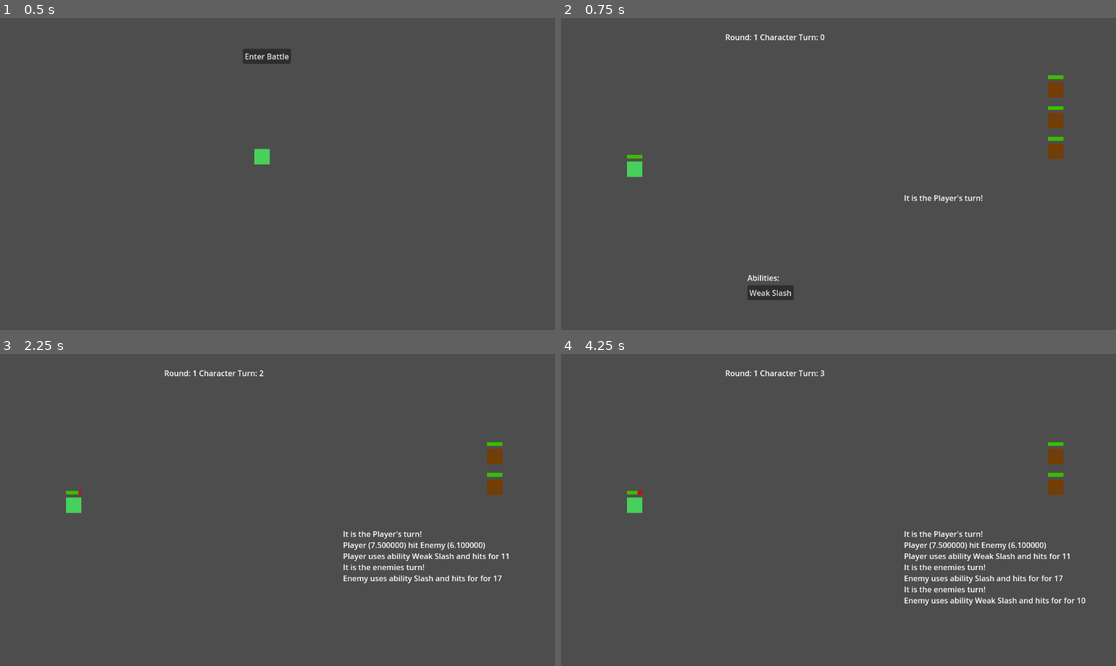
Above: before the commit, frames 1-4 (two rows, left to right).
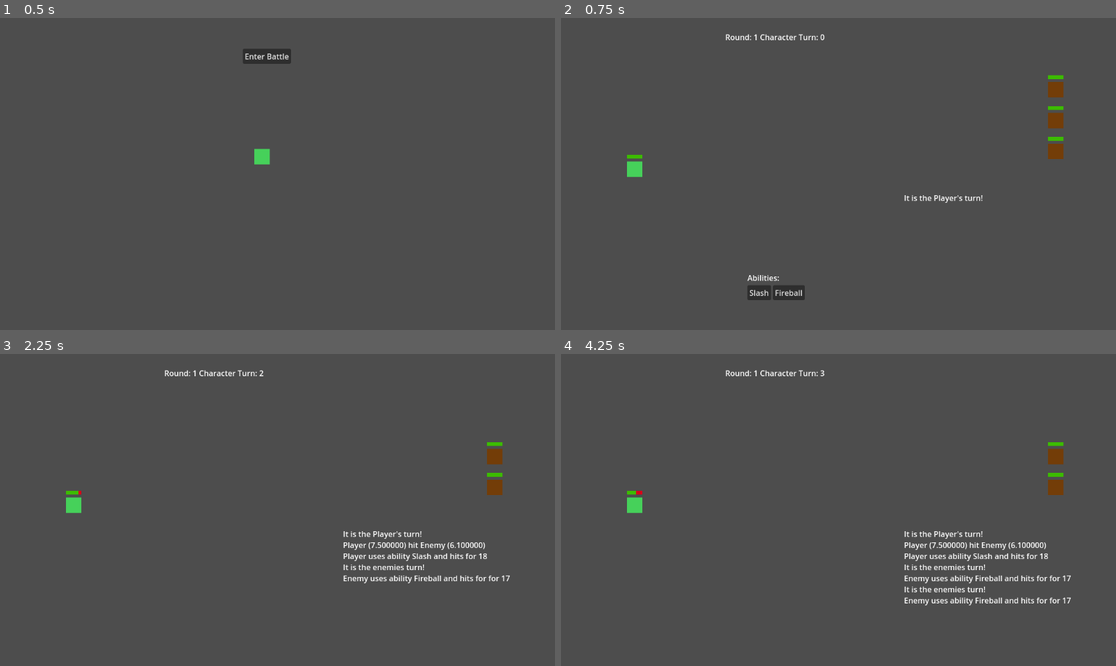
Above: after the commit, the same moments.

Repository: wildbeard/rpg
Game: Godot game, scene res://Scenes/SceneSwitcher.tscn
The game is run twice, just before and just after one commit, with the same random seed, the same clock (stepped at 60 frames per second) and the same inputs.
Inputs (mouse positions are in pixels of both pictures, inside the frame that each line leads up to):
- Up to frame 1 (0.5 s): no input
- Up to frame 2 (0.75 s): click "Enter Battle" at 0.5 s
- Up to frame 3 (2.25 s): click (210, 628) at 1.25 s, where only the run before the commit has a clickable "Weak Slash"; tap Enter (ui_accept) at 2 s; move the mouse to (399, 494) at 2.02 s; hold D (move_right) from 2.03 s (still down); click (399, 494) at 2.17 s
- Up to frame 4 (4.25 s): tap Enter (ui_accept) at 2.27, 2.75, 3.02, 3.5 s; move the mouse to (727, 525) at 2.77 s; release D (move_right) at 2.78 s; hold S (move_down) 2.78-3.53 s; move the mouse to (894, 441) at 3.52 s; hold D (move_right) from 3.53 s (still down)

Frame 1 is identical in both runs. In frame 2, 0.2% of the frame differs, in the area x 33-44%, y 85-91%; in frame 3, 0.4%; in frame 4, 0.6%, in the area x 13-95%, y 43-80%.

Commit message:
Rework the ability things and damage calc to support passive dmg buff

Diff:
--- /dev/null
+++ b/Resources/Abilities/fire_overload.tres
@@ -0,0 +1,17 @@
+[gd_resource type="Resource" script_class="Ability" load_steps=2 format=3 uid="uid://bhevkn0o3a5t4"]
+
+[ext_resource type="Script" path="res://Resources/Ability.gd" id="1_lpsy6"]
+
+[resource]
+script = ExtResource("1_lpsy6")
+name = "Fire Overload"
+description = "Increases fire type damage by 5%."
+ability_type = 1
+cooldown = 0
+target_type = 0
+damage_type = 0
+element_type = 1
+damage_base = 0
+damage_weap_modifier = 0.0
+damage_stat_type = Array[int]([1])
+damage_stat_modifier = Array[float]([5.0])
--- /dev/null
+++ b/Resources/Abilities/fireball.tres
@@ -0,0 +1,17 @@
+[gd_resource type="Resource" script_class="Ability" load_steps=2 format=3 uid="uid://bu1c4rkejbyc0"]
+
+[ext_resource type="Script" path="res://Resources/Ability.gd" id="1_8h75v"]
+
+[resource]
+script = ExtResource("1_8h75v")
+name = "Fireball"
+description = "A cool little ball of fire."
+ability_type = 0
+cooldown = 0
+target_type = 0
+damage_type = 1
+element_type = 1
+damage_base = 15
+damage_weap_modifier = 25.0
+damage_stat_type = Array[int]([1])
+damage_stat_modifier = Array[float]([25.0])
--- /dev/null
+++ b/Resources/Abilities/heavy_swings.tres
@@ -0,0 +1,17 @@
+[gd_resource type="Resource" script_class="Ability" load_steps=2 format=3 uid="uid://dy3r1yyx6kl3p"]
+
+[ext_resource type="Script" path="res://Resources/Ability.gd" id="1_cg71c"]
+
+[resource]
+script = ExtResource("1_cg71c")
+name = "Heavy Blows"
+description = "Increases physical damage by 5%."
+ability_type = 1
+cooldown = 0
+target_type = 0
+damage_type = 0
+element_type = 0
+damage_base = 0
+damage_weap_modifier = 0.0
+damage_stat_type = Array[int]([0])
+damage_stat_modifier = Array[float]([5.0])
--- /dev/null
+++ b/Resources/Abilities/judgement.tres
@@ -0,0 +1,17 @@
+[gd_resource type="Resource" script_class="Ability" load_steps=2 format=3 uid="uid://cyng4t8odff46"]
+
+[ext_resource type="Script" path="res://Resources/Ability.gd" id="1_kag7o"]
+
+[resource]
+script = ExtResource("1_kag7o")
+name = "Judgement"
+description = "Invoke the wrath of the gods to smite your foe."
+ability_type = 0
+cooldown = 3
+target_type = 0
+damage_type = 1
+element_type = 5
+damage_base = 20
+damage_weap_modifier = 20.0
+damage_stat_type = Array[int]([0, 1])
+damage_stat_modifier = Array[float]([25.0, 40.0])
--- /dev/null
+++ b/Resources/Abilities/magic_armor.tres
@@ -0,0 +1,17 @@
+[gd_resource type="Resource" script_class="Ability" load_steps=2 format=3 uid="uid://f7vt5qv2ogrh"]
+
+[ext_resource type="Script" path="res://Resources/Ability.gd" id="1_juifi"]
+
+[resource]
+script = ExtResource("1_juifi")
+name = "Absolute Unit"
+description = "Your sheer size reduces physical damage dealt to you by 5%."
+ability_type = 1
+cooldown = 0
+target_type = 0
+damage_type = 0
+element_type = 0
+damage_base = 0
+damage_weap_modifier = 0.0
+damage_stat_type = Array[int]([0])
+damage_stat_modifier = Array[float]([5.0])
--- /dev/null
+++ b/Resources/Abilities/power_strike.tres
@@ -0,0 +1,15 @@
+[gd_resource type="Resource" script_class="Ability" load_steps=2 format=3 uid="uid://on5jka1dwymp"]
+
+[ext_resource type="Script" path="res://Resources/Ability.gd" id="1_ai6f5"]
+
+[resource]
+script = ExtResource("1_ai6f5")
+name = "Power Strike"
+description = "Give it the beans and strike your enemy doing more damage."
+cooldown = 1
+ability_type = 0
+damage_type = 0
+damage_base = 20
+damage_weap_modifier = 25.0
+damage_stat_type = Array[int]([0])
+damage_stat_modifier = Array[float]([50.0])
--- /dev/null
+++ b/Resources/Abilities/slash.tres
@@ -0,0 +1,17 @@
+[gd_resource type="Resource" script_class="Ability" load_steps=2 format=3 uid="uid://btwmm8poerxxm"]
+
+[ext_resource type="Script" path="res://Resources/Ability.gd" id="1_v7usn"]
+
+[resource]
+script = ExtResource("1_v7usn")
+name = "Slash"
+description = "A slash."
+ability_type = 0
+cooldown = 0
+target_type = 0
+damage_type = 0
+element_type = 0
+damage_base = 15
+damage_weap_modifier = 50.0
+damage_stat_type = Array[int]([0])
+damage_stat_modifier = Array[float]([25.0])
--- /dev/null
+++ b/Resources/Ability.gd
@@ -0,0 +1,91 @@
+extends Resource
+class_name Ability
+
+enum DamageType {
+	PHYSICAL,
+	MAGIC,
+}
+
+enum AbilityType {
+	ACTIVE,
+	PASSIVE,
+}
+
+enum TargetType {
+	SINGLE,
+	MULTI,
+	HEAL,
+	HEAL_MULTI,
+	SHIELD,
+}
+
+enum DamageAttribute {
+	PHYSICAL,
+	MAGIC,
+}
+
+enum ElementType {
+	NONE,
+	FIRE,
+	WATER,
+	EARTH,
+	AIR,
+	HOLY,
+	UNHOLY,
+}
+
+const DamageStatType: Dictionary = {
+	Strength = "strength",
+	Intelligence = "intelligence",
+}
+
+@export var name: String
+@export_multiline var description: String
+@export var ability_type: AbilityType
+## The amount of rounds before the ability is available for use.
+## A value of 0 is available the next round.
+@export var cooldown: int
+@export var target_type: TargetType
+@export var damage_type: DamageType
+@export var element_type: ElementType
+## Base damage of the ability.
+@export var damage_base: int
+## A percentage of the weapon's damage to use.
+## Example: If the weapon is Magical, with 15 magic damage, and this value is 25
+## the damage value is 3.75.
+@export var damage_weap_modifier: float
+## Option for which type of power to scale off of.
+## Multiple can be picked.
+@export var damage_stat_type: Array[DamageAttribute]
+## Percent values the Damage Stat Type use to scale. This *must* match, in order,
+## the Damage Stat Type.
+@export var damage_stat_modifier: Array[float]
+
+func getAttackDamage(stats: CharacterStats, equipment: Dictionary) -> int:
+	var base: int = self.damage_base
+	var statMod: float = 0
+	var weapMod: float = 0
+	var idx: int = 0
+
+	for key in self.damage_stat_type:
+		var dmgStat: String = DamageAttribute.keys()[key].to_upper()
+		var baseStat: int = 0
+		# @todo: Stat bonus is a part of physical/magic power
+		var statBonus: int = 0
+
+		if dmgStat == "PHYSICAL":
+			baseStat = stats.getPhysicalPower()
+		else:
+			baseStat = stats.getMagicalPower()
+			print(baseStat)
+
+		statMod += ((baseStat + statBonus) * (self.damage_stat_modifier[idx] / 100))
+
+	if equipment.has("mainHand") && equipment.mainHand:
+		# @todo: Support off-hand weapon?
+		weapMod = ((self.damage_weap_modifier / 100) * equipment.mainHand.item.damage)
+	else:
+		# Unarmed
+		weapMod = ((self.damage_weap_modifier / 100) * 2.5)
+
+	return ceili(base + statMod + weapMod)
--- a/Scenes/Battle/BattleScene.gd
+++ b/Scenes/Battle/BattleScene.gd
@@ -38,8 +38,8 @@
 	character.global_position = %PlayerMarker.global_position
 
 	# @todo: A better way?
-	if !character.characterStats.is_connected("levelUp", self._handlePlayerLevelUp):
-		character.characterStats.connect("levelUp", self._handlePlayerLevelUp)
+	if !PlayerManager.stats.is_connected("levelUp", self._handlePlayerLevelUp):
+		PlayerManager.stats.connect("levelUp", self._handlePlayerLevelUp)
 
 	self.player = character
 	add_child(character)
@@ -75,10 +75,8 @@
 		enemy.get_node("Sprite2D").modulate = Color(0.45, 0.24, 0.033)
 		enemy.abilityBook = CharacterAbilityBook.new(enemy)
 
-		# Give enemies first two abilities
-		for i in 2:
-			var ability: Ability = Ability.new(i+1)
-			enemy.abilityBook.addAbility(ability)
+		enemy.abilityBook.addAbility(preload("res://Resources/Abilities/fireball.tres"))
+		# enemy.abilityBook.addAbility(preload("res://Resources/Abilities/slash.tres"))
 
 		self.enemies.append(enemy)
 		add_child(enemy)
@@ -107,12 +105,12 @@
 
 func _playerTurn() -> void:
 	self._print("It is the Player's turn!")
-	var abilities: Array[Ability] = self.player.abilityBook.getAbilities()
+	var abilities: Array[Ability] = self.player.abilityBook.getActiveAbilities()
 	var onCooldown: Array[int]
 
 	for ability in abilities:
-		if self.player.abilityBook.isAbilityOnCooldown(ability.id, self.currentRound):
-			onCooldown.push_back(ability.id)
+		if self.player.abilityBook.isAbilityOnCooldown(ability.name, self.currentRound):
+			onCooldown.push_back(ability.name)
 
 	%AbilitySelector.setAbilities(abilities)
 	%AbilitySelector.updateCooldowns(onCooldown)
@@ -132,13 +130,13 @@
 		# ???
 		return self._endBattle(false)
 
-	var abilityId: int = await %AbilitySelector.ability_selected
+	var abilityId = await %AbilitySelector.ability_selected
 	%AbilitySelector.visible = false
 
-	var ability: Ability = Ability.new(abilityId)
-	var abilValue: int = self.player.abilityBook.useAbility(ability.id, self.currentRound)
-
-	if ability.ability_type == Ability.AbilityType.HEAL:
+	var ability: Ability = self.player.abilityBook.getAbility(abilityId)
+	var abilValue: int = self.player.abilityBook.useAbility(ability, self.currentRound)
+
+	if ability.ability_type == Ability.TargetType.HEAL:
 		self.player.getHealed(abilValue)
 		self.battleStats.damage_healed += abilValue
 		self._print("Player uses ability %s and heals self for %d" % [ability.name, abilValue])
@@ -172,9 +170,13 @@
 func _enemyTurn(attacker: Character) -> void:
 	# @todo: Pick from turn order and get a player
 	var target: Character = self.player
-	var abilId: int = randi_range(1,2)
-	var ability: Ability = Ability.new(abilId)
-	var dmg: int = attacker.abilityBook.useAbility(abilId, self.currentRound)
+	var ability: Ability = attacker.abilityBook.getActiveAbilities().pick_random()
+
+	# @todo: Fix this still has a chance the ability is on cooldown
+	if attacker.abilityBook.isAbilityOnCooldown(ability.name, self.currentRound):
+		ability = attacker.abilityBook.getActiveAbilities().filter(func(a: Ability): return a != ability).pick_random()
+
+	var dmg: int = attacker.abilityBook.useAbility(ability, self.currentRound)
 	self.battleStats.damage_taken += dmg
 
 	self._print("It is the enemies turn!")
--- a/Scenes/PlayerCharacter.gd
+++ b/Scenes/PlayerCharacter.gd
@@ -7,7 +7,13 @@
 	self.isEnemy = false
 	# Abilities
 	self.abilityBook = CharacterAbilityBook.new(self)
-	self.abilityBook.addAbility(Ability.new(2))
+	self.abilityBook.addAbility(self.abilityBook.getAbility("Slash"))
+	self.abilityBook.addAbility(self.abilityBook.getAbility("Fireball"))
+	self.abilityBook.addAbility(self.abilityBook.getAbility("Fire Overload"))
+
+# @todo: Load data from a resource/json file
+func _loadPlayerData() -> void:
+	pass
 
 func getEquippedItems() -> Dictionary:
 	return PlayerManager.getEquippedItems()
--- a/Scenes/UI/AbilitySelect.gd
+++ b/Scenes/UI/AbilitySelect.gd
@@ -1,6 +1,6 @@
 extends Control
 
-signal ability_selected(id: int)
+signal ability_selected(id: String)
 
 @onready var gridContainer = $Outer/GridContainer
 
@@ -27,13 +27,13 @@
 
 func _addButtons(abils: Array[Ability]) -> void:
 	# @todo: This needs to be better?
-	for a in abils.filter(func(a): return !has_node("Outer/GridContainer/ability_%d" % a.id)):
+	for a in abils.filter(func(a): return !has_node("Outer/GridContainer/ability_%s" % a.name)):
 		var btn: Button = Button.new()
-		btn.name = "ability_%d" % a.id
+		btn.name = "ability_%s" % a.name
 		btn.text = a.name
-		btn.set_meta("ability_id", a.id)
-		btn.connect("pressed", func(): self._handle_button_click(a.id))
+		btn.set_meta("ability_id", a.name)
+		btn.connect("pressed", func(): self._handle_button_click(a.name))
 		self.gridContainer.add_child(btn)
 
-func _handle_button_click(abilityId: int) -> void:
+func _handle_button_click(abilityId: String) -> void:
 	ability_selected.emit(abilityId)
--- a/Scripts/Ability.gd
+++ /dev/null
@@ -1,107 +0,0 @@
-class_name Ability
-
-enum DamageType {
-	PHYSICAL,
-	MAGICAL,
-}
-
-enum AbilityType {
-	SINGLE,
-	MULTI,
-	HEAL,
-	HEAL_MULTI,
-	SHIELD,
-}
-
-const DamageStatType: Dictionary = {
-	Strength = "strength",
-	Intelligence = "intelligence",
-}
-
-const abilities: Array[Dictionary] = [
-	{
-		"id": 1,
-		"name": "Slash",
-		"cooldown": 0,
-		"ability_type": AbilityType.SINGLE,
-		"damage_type": DamageType.PHYSICAL,
-		"damage_base": 15,
-		"damage_weap_modifier": 0.25,
-		"damage_stat_modifier": [0.35],
-		"damage_stat_type": ["strength"]
-	},
-	{
-		"id": 2,
-		"name": "Weak Slash",
-		"cooldown": 0,
-		"ability_type": AbilityType.SINGLE,
-		"damage_type": DamageType.PHYSICAL,
-		"damage_base": 8,
-		"damage_weap_modifier": 0.25,
-		"damage_stat_modifier": [0.25],
-		"damage_stat_type": ["strength"]
-	},
-	{
-		"id": 3,
-		"name": "Judgement",
-		"cooldown": 1,
-		"ability_type": AbilityType.SINGLE,
-		"damage_type": DamageType.MAGICAL,
-		"damage_base": 20,
-		"damage_weap_modifier": 0.25,
-		"damage_stat_modifier": [0.25,0.4],
-		"damage_stat_type": ["strength", "intelligence"]
-	},
-	{
-		"id": 4,
-		"name": "Heal",
-		"cooldown": 3,
-		"ability_type": AbilityType.HEAL,
-		"damage_type": DamageType.MAGICAL,
-		"damage_base": 8,
-		"damage_weap_modifier": 0.0,
-		"damage_stat_modifier": [0.10, 0.8],
-		"damage_stat_type": ["intelligence", "wisdom"]
-	}
-]
-
-var id: int
-var name: String
-var cooldown: int
-var ability_type: AbilityType
-var damage_type: DamageType
-var damage_base: int
-var damage_weap_modifier: float
-var damage_stat_modifier: Array
-var damage_stat_type: Array
-
-func _init(id: int) -> void:
-	# Just trust us bro
-	var abils: Array[Dictionary] = self.abilities.filter(func(a: Dictionary): return a.id == id)
-	var ability: Dictionary = abils[0]
-
-	for key in ability:
-		self[key] = ability[key]
-
-func getAttackDamage(stats: CharacterStats, equipment: Dictionary) -> int:
-	var base: int = self.damage_base
-	var statMod: float = 0
-	var weapMod: float = 0
-	var idx: int = 0
-
-	for key in self.damage_stat_type:
-		var baseStat: int = stats[key]
-		var statBonus: int = stats.getEquipmentAttributes(key) if stats is PlayerStats else 0
-		statMod += ((baseStat + statBonus) * self.damage_stat_modifier[idx])
-
-	if stats is PlayerStats:
-		weapMod = self.damage_weap_modifier * stats.getPhysicalPower()
-	else:
-		if equipment.has("mainHand") && equipment.mainHand:
-			# @todo: Support off-hand weapon?
-			weapMod = (self.damage_weap_modifier * equipment.mainHand.item.damage)
-		else:
-			# Unarmed
-			weapMod = (self.damage_weap_modifier * 5)
-
-	return ceili(base + statMod + weapMod)
--- a/Scripts/CharacterAbilityBook.gd
+++ b/Scripts/CharacterAbilityBook.gd
@@ -3,37 +3,63 @@
 var _abilities: Dictionary
 var _cooldowns: Dictionary
 var _player: Character
+var _allAbilities: Dictionary
 
 func _init(player: Character) -> void:
 	self._player = player
 
+	for file in DirAccess.get_files_at("res://Resources/Abilities/"):
+		var filePath: String = "res://Resources/Abilities/" + file.replace(".import", "")
+		var ability: Ability = load(filePath) as Ability
+		self._allAbilities[ability.name] = ability
+
 # @todo: I think ideally abilities are loaded from somewhere but this
 # should work for now.
 func addAbility(ability: Ability) -> void:
-	self._abilities[ability.id] = ability
+	self._abilities[ability.name] = ability
 
-func getAbilities() -> Array[Ability]:
+func getAbility(name: String) -> Ability:
+	return self._allAbilities[name]
+
+func getActiveAbilities() -> Array[Ability]:
+	return self.getAbilities(Ability.AbilityType.ACTIVE)
+
+func getPassiveAbilities() -> Array[Ability]:
+	return self.getAbilities(Ability.AbilityType.PASSIVE)
+
+func getAbilities(abilityType: Ability.AbilityType) -> Array[Ability]:
 	var a: Array[Ability] = []
 
-	for id in self._abilities:
-		a.push_back(self._abilities[id])
+	for name in self._abilities:
+		if self._abilities[name].ability_type == abilityType:
+			a.push_back(self._abilities[name])
 
 	return a
 
-func isAbilityOnCooldown(id: int, currRound: int) -> bool:
+func isAbilityOnCooldown(name: String, currRound: int) -> bool:
 	# @todo: Support cooldown reduction?
-	return self._cooldowns.has(id) && self._cooldowns[id] >= currRound
+	return self._cooldowns.has(name) && self._cooldowns[name] >= currRound
 
 # Returns the pre-mitigation damage or 0 if unavailable
-func useAbility(id: int, currRound: int) -> int:
-	if !self._abilities.has(id):
+func useAbility(ability: Ability, currRound: int) -> int:
+	if !self._abilities.has(ability.name):
 		# ???
 		return 0
 
-	var ability: Ability = self._abilities[id]
 	var dmg: int = ability.getAttackDamage(self._player.characterStats, self._player.getEquippedItems())
+	var bonusDmg: float = 0
+	var passives: Array[Ability] = self.getPassiveAbilities()
+
+	# @todo: This isn't very well thought out and will need to be re-done
+	if passives.size():
+		print(dmg)
+		var applicable: Array[Ability] = passives.filter(func(a: Ability): return a.element_type == ability.element_type)
+
+		for a in applicable:
+			for modifier in a.damage_stat_modifier:
+				bonusDmg += (dmg * (modifier/100))
 
 	if ability.cooldown:
-		self._cooldowns[id] = currRound + ability.cooldown
+		self._cooldowns[ability.name] = currRound + ability.cooldown
 
-	return dmg
+	return dmg + ceili(bonusDmg)
--- a/Scripts/CharacterStats.gd
+++ b/Scripts/CharacterStats.gd
@@ -22,3 +22,15 @@
 var dexterity: int = 5
 var speed: int = 5 # Speed
 var vitality: int = 10 # HP
+
+func getPhysicalPower() -> int:
+	return self.strength
+
+func getPhysicalDef() -> int:
+	return ceili(self.strength * 0.75)
+
+func getMagicalPower() -> int:
+	return self.intelligence
+
+func getMagicalDef() -> int:
+	return ceili(self.intelligence * 0.75)
--- a/Scripts/PlayerStats.gd
+++ b/Scripts/PlayerStats.gd
@@ -21,16 +21,16 @@
 		return self.xpRequired - self.currentXp
 
 func getPhysicalPower() -> int:
-	return self._getEquipmentStats(true, false)
+	return self._getEquipmentStats(true, false) + self.strength
 
 func getPhysicalDef() -> int:
-	return self._getEquipmentStats(true, true)
+	return self._getEquipmentStats(true, true) + ceili(self.strength * 0.75)
 
 func getMagicalPower() -> int:
-	return self._getEquipmentStats(false, false)
+	return self._getEquipmentStats(false, false) + self.intelligence
 
 func getMagicalDef() -> int:
-	return self._getEquipmentStats(false, true)
+	return self._getEquipmentStats(false, true) + ceili(self.intelligence * 0.75)
 
 func getEquipmentAttributes(stat: String) -> int:
 	var bonus: int = 0
